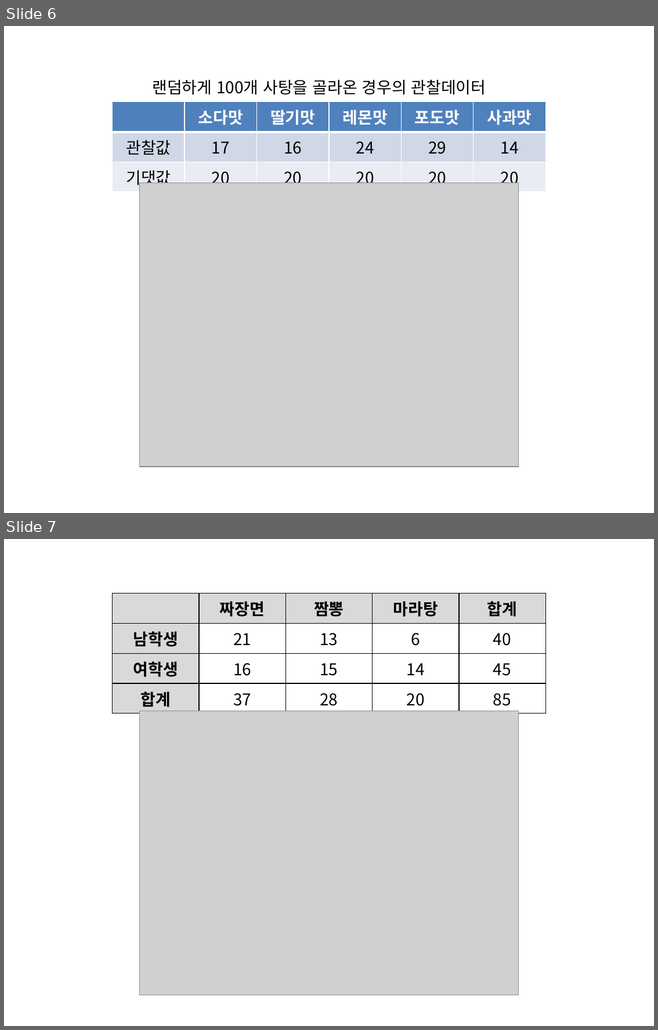
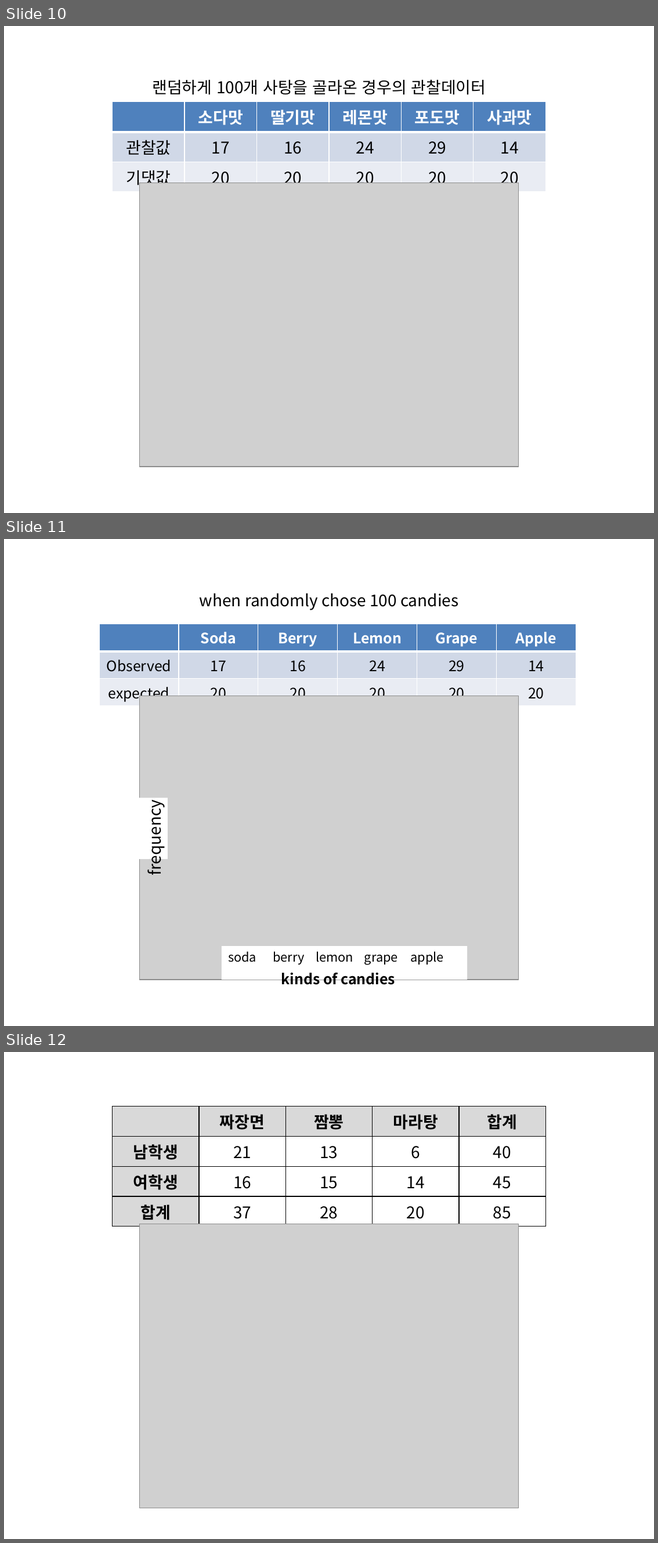
Before and after one commit to answeredbyablemind/answeredbyablemind.github.io, a slide deck: pics/2021-12-13-chi_square/pics.pptx. Shown one above the other, each under a label of ours: slides 6 and 7 before the commit, slides 10, 11 and 12 after it. The pictures are 658x1030 and 658x1543 pixels, drawn with LibreOffice and Linux fonts; fonts in the diff are those of the drawing; grey boxes stand for pictures. Boxes give left, top, right and bottom in pixels: in the first picture for what was removed or moved away, otherwise in the second. Text is boxed around its words. In the diff, an @@ line names an element or a change of style, - is before the commit and + after.

```diff
--- a/pics/2021-12-13-chi_square/pics.pptx
+++ b/pics/2021-12-13-chi_square/pics.pptx
@@ slide 11 added at (4, 539, 654, 1026), background #FFFFFF @@
@@ text added at (199, 593, 458, 610), 18 pt, text #000000 @@
+when randomly chose 100 candies
@@ table added at (99, 624, 574, 704), 3 rows, 6 columns @@
+ | Soda | Berry | Lemon | Grape | Apple
+Observed | 17 | 16 | 24 | 29 | 14
+expected | 20 | 20 | 20 | 20 | 20
@@ picture added at (139, 696, 518, 980) @@
@@ rectangle added at (132, 798, 168, 859), fill #FFFFFF @@
@@ text added at (142, 808, 166, 874), 18 pt, text #000000 @@
+frequency
@@ rectangle added at (221, 946, 467, 980), fill #FFFFFF @@
@@ text added at (228, 951, 256, 962), 14 pt, text #000000 @@
+soda
@@ text added at (273, 951, 304, 965), 14 pt, text #000000 @@
+berry
@@ text added at (315, 951, 353, 962), 14 pt, text #000000 @@
+lemon
@@ text added at (364, 955, 398, 965), 14 pt, text #000000 @@
+grape
@@ text added at (410, 951, 444, 965), 14 pt, text #000000 @@
+apple
@@ text added at (281, 973, 395, 985), 16 pt, text #000000, bold @@
+kinds of candies
@@ what was slide 6 is now slide 10 @@
@@ what was slide 7 is now slide 12 @@
```
Also in this commit, not shown: 7 other slides added, 1 slide removed, 11 other files.
